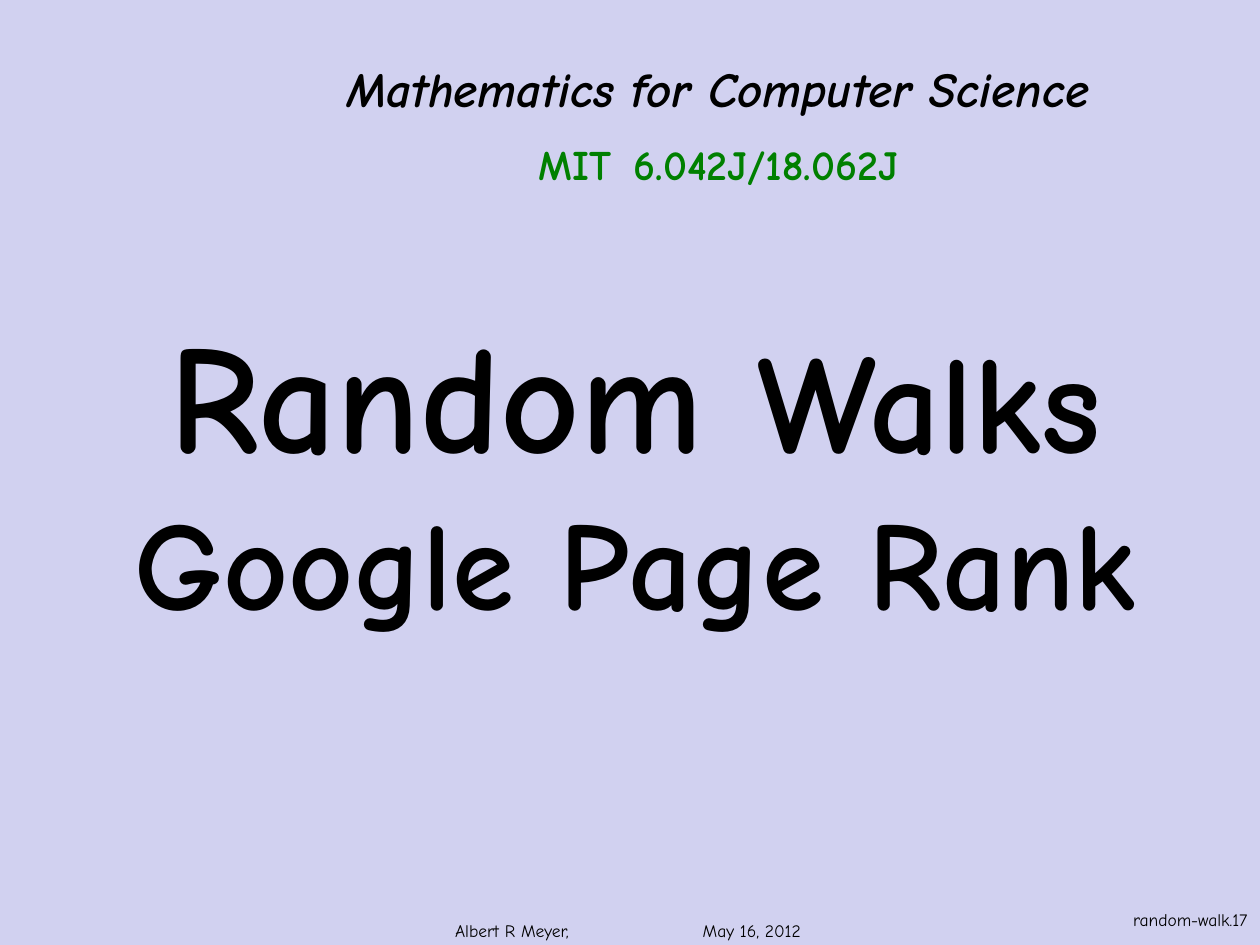
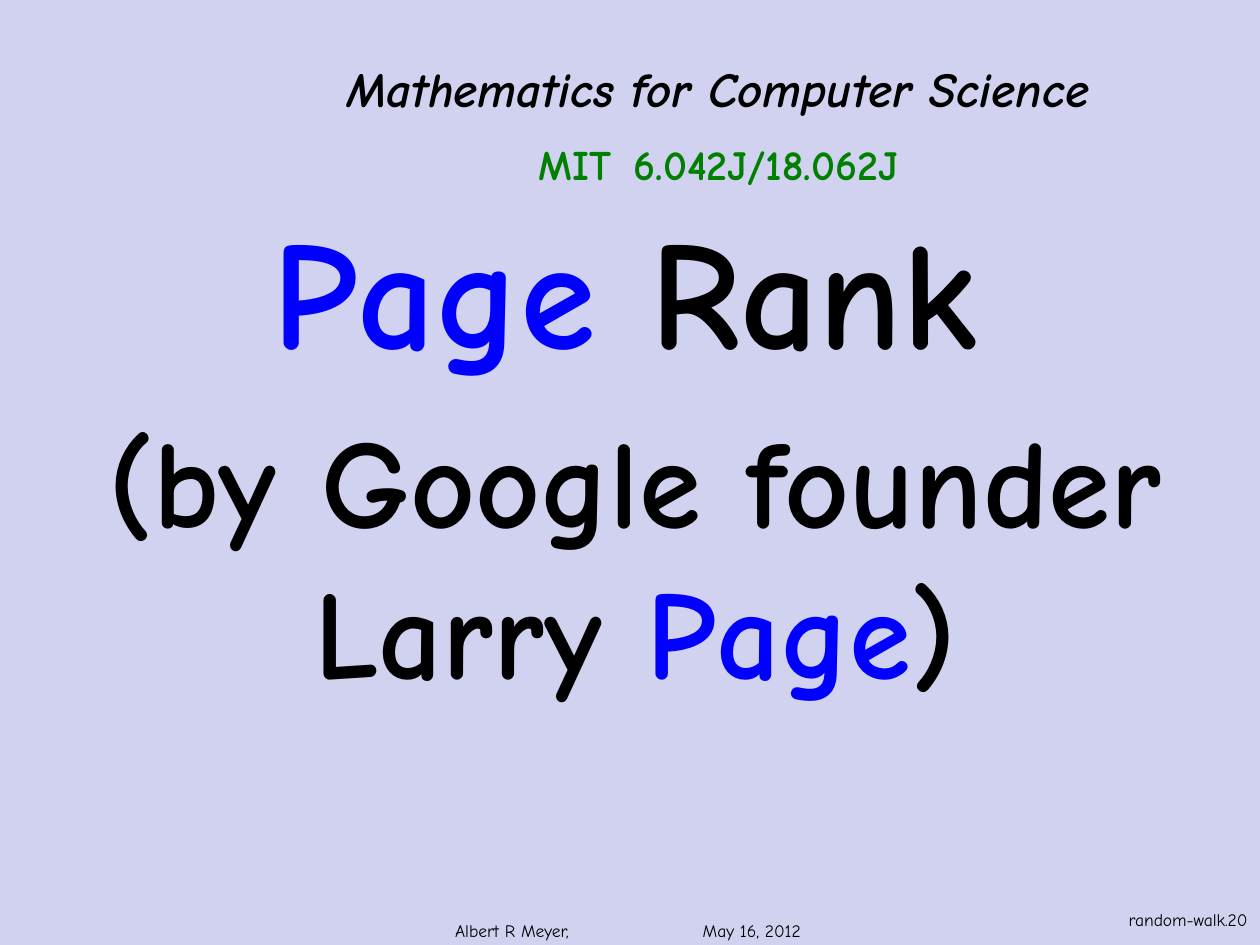
Before and after one commit to armeyer/mcs_web, a slide deck: slide 20 of fall13/slidesF13/random-walks.pptx (slide 17 before the commit). Drawn at 1260x945 pixels with LibreOffice and Linux fonts; fonts in the diff are those of the drawing; background and template pictures are left out. Boxes give left, top, right and bottom in pixels: in the first picture for what was removed or moved away, otherwise in the second. Text is boxed around its words. In the diff, an @@ line names an element or a change of style, - is before the commit and + after.

Commit message:
revising random-walks.pptx

```diff
--- a/fall13/slidesF13/random-walks.pptx
+++ b/fall13/slidesF13/random-walks.pptx
@@ text added at [272,245,977,376], 88 pt, text #0000FF, bold @@
+Page Rank
@@ title removed at [135,349,1136,632] @@
-Random Walks
-Google Page Rank
@@ text added at [109,432,1161,703], 72 pt, text #000000, bold @@
+(by Google founder
+Larry Page)
@@ page number at [1129,914,1248,926]: text changed @@
-random-walk.17
+random-walk.20
```
Also in this commit, not shown: 10 other slides changed, 3 slides added.
